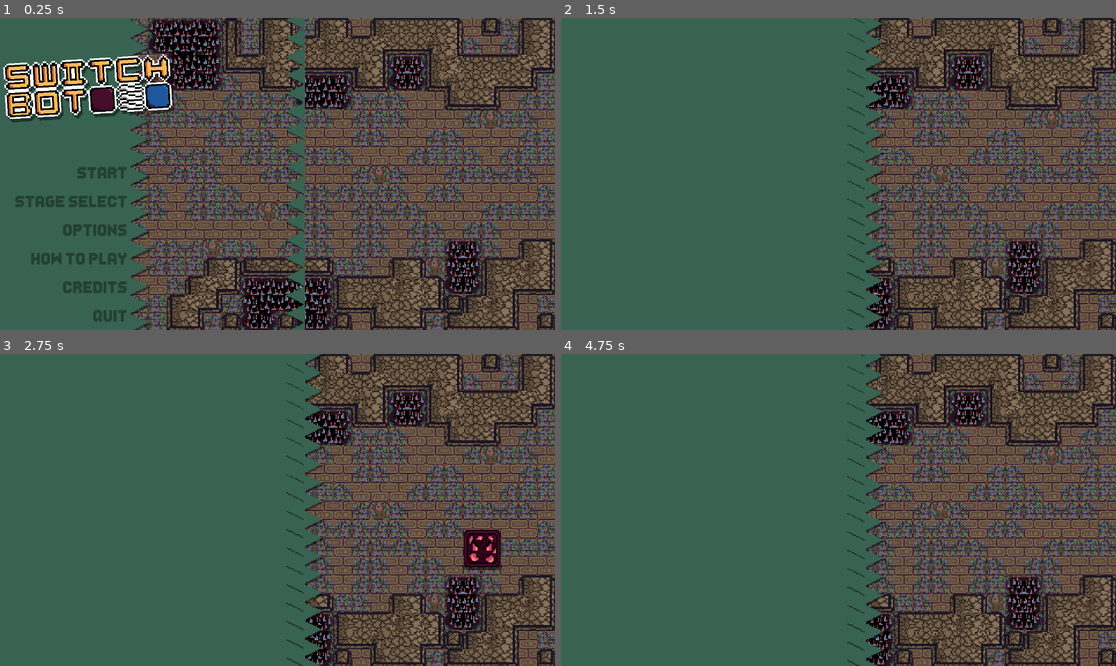
Above: before the commit, frames 1-4 (two rows, left to right).
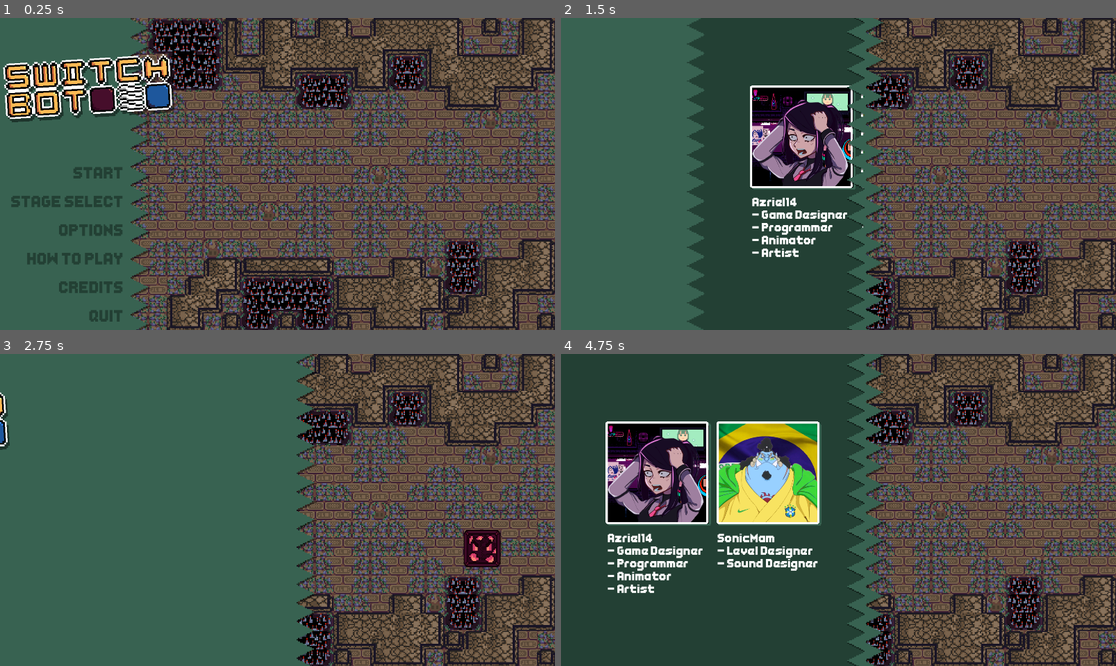
Above: after the commit, the same moments.

Repository: Azriel14/SwitchBot-2--The-Dangers-of-the-Tomb
Game: Godot game, scene res://Scenes/Main_Menu.tscn
Two runs of this game, one before a commit and one after it. Both use one fixed random seed, a clock stepped at 60 frames per second and the inputs below.
Inputs:
- Up to frame 1 (0.25 s): no input
- Up to frame 2 (1.5 s): click "STAGE SELECT" at 0.5 s; hold Right (Right) from 1.28 s (still down); hold I (Speedrun) from 1.28 s (still down)
- Up to frame 3 (2.75 s): release Right (Right) at 2.03 s; release I (Speedrun) at 2.03 s; hold Escape (Back) from 2.03 s (still down); tap I (Speedrun) at 2.1 s
- Up to frame 4 (4.75 s): release Escape (Back) at 2.78 s; hold Right (Right) 2.78-3.5 s; hold I (Speedrun) 2.78-3.5 s; click "OPTIONS" at 3.5 s; hold Up (Up) from 4.28 s (still down); tap I (Speedrun) at 4.35 s

The runs differ from the first frame. In frame 1, 3.3% of the frame differs, in the area x 2-55%, y 0-100%; in frame 2, 29%; in frame 3, 2.2%; in frame 4, 53%, in the area x 0-59%, y 0-100%.

Commit message:
spaghetti

Diff:
--- a/Scenes/Main_Menu.tscn
+++ b/Scenes/Main_Menu.tscn
@@ -533,13 +533,19 @@
 
 [node name="Menu" type="Control" parent="."]
 process_mode = 3
-z_index = 1
 layout_mode = 3
 anchors_preset = 0
-offset_right = 40.0
-offset_bottom = 40.0
+offset_right = 1124.0
+offset_bottom = 1123.0
 theme = ExtResource("1_i8gvx")
 script = ExtResource("1_rwml7")
+
+[node name="ColorRectShadow" type="ColorRect" parent="Menu"]
+layout_mode = 0
+offset_left = 8.0
+offset_right = 456.0
+offset_bottom = 1080.0
+color = Color(0, 0, 0, 0.627451)
 
 [node name="ColorRect" type="ColorRect" parent="Menu"]
 layout_mode = 0
@@ -547,135 +553,64 @@
 offset_bottom = 1080.0
 color = Color(0.219608, 0.384314, 0.317647, 1)
 
-[node name="ColorRectShadow" type="ColorRect" parent="Menu"]
-z_index = -1
-layout_mode = 0
-offset_left = 8.0
-offset_right = 456.0
+[node name="ContentArea" type="Control" parent="Menu"]
+clip_contents = true
+anchors_preset = 0
+offset_right = 1054.0
+offset_bottom = 1114.0
+
+[node name="Credits" type="MarginContainer" parent="Menu/ContentArea"]
+clip_children = 2
+offset_left = 1150.0
+offset_right = 2204.0
 offset_bottom = 1080.0
-color = Color(0, 0, 0, 0.627451)
-
-[node name="Triangles" type="Sprite2D" parent="Menu"]
-self_modulate = Color(0.219608, 0.384314, 0.317647, 1)
+theme = ExtResource("1_i8gvx")
+
+[node name="CreditsTriangles" type="Sprite2D" parent="Menu/ContentArea/Credits"]
+self_modulate = Color(0.137255, 0.25098, 0.203922, 1)
 texture_filter = 1
 texture_repeat = 2
-position = Vector2(480, 540)
-scale = Vector2(4, 3.97059)
-texture = ExtResource("1_yqs6j")
-region_enabled = true
-region_rect = Rect2(0, 0, 16, 272)
-
-[node name="TrianglesShadow" type="Sprite2D" parent="Menu"]
-self_modulate = Color(0, 0, 0, 0.470588)
-z_index = -1
-texture_filter = 1
-texture_repeat = 2
-position = Vector2(488, 544)
-scale = Vector2(4, 3.97794)
-texture = ExtResource("1_yqs6j")
-region_enabled = true
-region_rect = Rect2(0, 0, 16, 272)
-
-[node name="InTriangles" type="Sprite2D" parent="Menu"]
-self_modulate = Color(0.219608, 0.384314, 0.317647, 1)
-z_index = 2
-texture_filter = 1
-texture_repeat = 2
-position = Vector2(1022, 540)
-scale = Vector2(4, 3.97059)
+position = Vector2(-32, 540)
+scale = Vector2(4, 4)
 texture = ExtResource("1_yqs6j")
 flip_h = true
 region_enabled = true
 region_rect = Rect2(0, 0, 16, 272)
 
-[node name="InTrianglesShadow" type="Sprite2D" parent="Menu"]
-self_modulate = Color(0, 0, 0, 0.470588)
-z_index = 1
-texture_filter = 1
-texture_repeat = 2
-position = Vector2(1022, 544)
-scale = Vector2(4, 3.97794)
-texture = ExtResource("1_yqs6j")
-flip_h = true
-region_enabled = true
-region_rect = Rect2(0, 0, 16, 272)
-
-[node name="Buttons" type="MarginContainer" parent="Menu"]
-layout_mode = 0
-offset_left = 48.0
-offset_top = 496.0
-offset_right = 448.0
-offset_bottom = 1086.0
-
-[node name="VBoxContainer" type="VBoxContainer" parent="Menu/Buttons"]
-layout_mode = 2
-
-[node name="Start" type="Button" parent="Menu/Buttons/VBoxContainer"]
-layout_mode = 2
-focus_mode = 0
-theme_override_colors/font_color = Color(0.1375, 0.25, 0.203125, 1)
-theme_override_colors/font_pressed_color = Color(0.843184, 0.843184, 0.843184, 1)
-theme_override_colors/font_hover_color = Color(1, 1, 1, 1)
-text = "START"
-alignment = 2
-
-[node name="Stage Select" type="Button" parent="Menu/Buttons/VBoxContainer"]
-layout_mode = 2
-focus_mode = 0
-theme_override_colors/font_color = Color(0.1375, 0.25, 0.203125, 1)
-theme_override_colors/font_pressed_color = Color(0.843184, 0.843184, 0.843184, 1)
-theme_override_colors/font_hover_color = Color(1, 1, 1, 1)
-text = "STAGE SELECT"
-alignment = 2
-
-[node name="Options" type="Button" parent="Menu/Buttons/VBoxContainer"]
-layout_mode = 2
-focus_mode = 0
-theme_override_colors/font_color = Color(0.1375, 0.25, 0.203125, 1)
-theme_override_colors/font_pressed_color = Color(0.843184, 0.843184, 0.843184, 1)
-theme_override_colors/font_hover_color = Color(1, 1, 1, 1)
-text = "OPTIONS"
-alignment = 2
-
-[node name="How To Play" type="Button" parent="Menu/Buttons/VBoxContainer"]
-layout_mode = 2
-focus_mode = 0
-theme_override_colors/font_color = Color(0.1375, 0.25, 0.203125, 1)
-theme_override_colors/font_pressed_color = Color(0.843184, 0.843184, 0.843184, 1)
-theme_override_colors/font_hover_color = Color(1, 1, 1, 1)
-text = "HOW TO PLAY"
-alignment = 2
-
-[node name="Credits" type="Button" parent="Menu/Buttons/VBoxContainer"]
-layout_mode = 2
-focus_mode = 0
-theme_override_colors/font_color = Color(0.1375, 0.25, 0.203125, 1)
-theme_override_colors/font_pressed_color = Color(0.843184, 0.843184, 0.843184, 1)
-theme_override_colors/font_hover_color = Color(1, 1, 1, 1)
-text = "CREDITS"
-alignment = 2
-
-[node name="Quit" type="Button" parent="Menu/Buttons/VBoxContainer"]
-layout_mode = 2
-focus_mode = 0
-theme_override_colors/font_color = Color(0.1375, 0.25, 0.203125, 1)
-theme_override_colors/font_pressed_color = Color(0.843184, 0.843184, 0.843184, 1)
-theme_override_colors/font_hover_color = Color(1, 1, 1, 1)
-text = "QUIT"
-alignment = 2
-
-[node name="Credits" type="MarginContainer" parent="Menu"]
-visible = false
-layout_mode = 0
-offset_right = 1054.0
-offset_bottom = 1080.0
-theme = ExtResource("1_i8gvx")
-
-[node name="CreditsColorRect" type="ColorRect" parent="Menu/Credits"]
+[node name="CreditsColorRect" type="ColorRect" parent="Menu/ContentArea/Credits"]
 layout_mode = 2
 color = Color(0.137255, 0.25098, 0.203922, 1)
 
-[node name="GridContainer" type="GridContainer" parent="Menu/Credits"]
+[node name="Panel" type="Control" parent="Menu/ContentArea/Credits"]
+layout_mode = 2
+
+[node name="MeShadow" type="TextureRect" parent="Menu/ContentArea/Credits/Panel"]
+self_modulate = Color(0.219608, 0.384314, 0.317647, 1)
+material = SubResource("ShaderMaterial_x8du3")
+layout_mode = 2
+offset_left = 171.0
+offset_top = 247.0
+offset_right = 511.0
+offset_bottom = 587.0
+size_flags_horizontal = 4
+size_flags_vertical = 4
+texture = ExtResource("4_htv1g")
+stretch_mode = 2
+
+[node name="YouShadow" type="TextureRect" parent="Menu/ContentArea/Credits/Panel"]
+self_modulate = Color(0.219608, 0.384314, 0.317647, 1)
+material = SubResource("ShaderMaterial_x8du3")
+layout_mode = 2
+offset_left = 552.0
+offset_top = 247.0
+offset_right = 892.0
+offset_bottom = 587.0
+size_flags_horizontal = 4
+size_flags_vertical = 4
+texture = ExtResource("5_l8pob")
+stretch_mode = 2
+
+[node name="GridContainer" type="GridContainer" parent="Menu/ContentArea/Credits"]
 layout_mode = 2
 size_flags_horizontal = 4
 size_flags_vertical = 4
@@ -683,8 +618,7 @@
 theme_override_constants/v_separation = 40
 columns = 2
 
-[node name="Me" type="TextureRect" parent="Menu/Credits/GridContainer"]
-z_index = 2
+[node name="Me" type="TextureRect" parent="Menu/ContentArea/Credits/GridContainer"]
 material = SubResource("ShaderMaterial_x8du3")
 layout_mode = 2
 size_flags_horizontal = 4
@@ -692,29 +626,7 @@
 texture = ExtResource("4_htv1g")
 stretch_mode = 2
 
-[node name="MeShadow" type="TextureRect" parent="Menu/Credits/GridContainer/Me"]
-self_modulate = Color(0.219608, 0.384314, 0.317647, 1)
-z_index = -1
-material = SubResource("ShaderMaterial_x8du3")
-layout_mode = 1
-anchors_preset = 8
-anchor_left = 0.5
-anchor_top = 0.5
-anchor_right = 0.5
-anchor_bottom = 0.5
-offset_left = -164.0
-offset_top = -164.0
-offset_right = 176.0
-offset_bottom = 176.0
-grow_horizontal = 2
-grow_vertical = 2
-size_flags_horizontal = 4
-size_flags_vertical = 4
-texture = ExtResource("4_htv1g")
-stretch_mode = 2
-
-[node name="You" type="TextureRect" parent="Menu/Credits/GridContainer"]
-z_index = 2
+[node name="You" type="TextureRect" parent="Menu/ContentArea/Credits/GridContainer"]
 material = SubResource("ShaderMaterial_x8du3")
 layout_mode = 2
 size_flags_horizontal = 4
@@ -722,28 +634,7 @@
 texture = ExtResource("5_l8pob")
 stretch_mode = 2
 
-[node name="YouShadow" type="TextureRect" parent="Menu/Credits/GridContainer/You"]
-self_modulate = Color(0.219608, 0.384314, 0.317647, 1)
-z_index = -1
-material = SubResource("ShaderMaterial_x8du3")
-layout_mode = 1
-anchors_preset = 8
-anchor_left = 0.5
-anchor_top = 0.5
-anchor_right = 0.5
-anchor_bottom = 0.5
-offset_left = -164.0
-offset_top = -164.0
-offset_right = 176.0
-offset_bottom = 176.0
-grow_horizontal = 2
-grow_vertical = 2
-size_flags_horizontal = 4
-size_flags_vertical = 4
-texture = ExtResource("5_l8pob")
-stretch_mode = 2
-
-[node name="Me2" type="Label" parent="Menu/Credits/GridContainer"]
+[node name="Me2" type="Label" parent="Menu/ContentArea/Credits/GridContainer"]
 layout_mode = 2
 size_flags_vertical = 0
 theme_override_font_sizes/font_size = 40
@@ -754,7 +645,7 @@
 - Artist
 "
 
-[node name="You2" type="Label" parent="Menu/Credits/GridContainer"]
+[node name="You2" type="Label" parent="Menu/ContentArea/Credits/GridContainer"]
 layout_mode = 2
 size_flags_vertical = 0
 theme_override_font_sizes/font_size = 40
@@ -762,8 +653,124 @@
 - Level Designer
 - Sound Designer"
 
+[node name="TrianglesShadow" type="Sprite2D" parent="Menu"]
+self_modulate = Color(0, 0, 0, 0.470588)
+texture_filter = 1
+texture_repeat = 2
+position = Vector2(488, 544)
+scale = Vector2(4, 4)
+texture = ExtResource("1_yqs6j")
+region_enabled = true
+region_rect = Rect2(0, 0, 16, 272)
+
+[node name="Triangles" type="Sprite2D" parent="Menu"]
+self_modulate = Color(0.219608, 0.384314, 0.317647, 1)
+texture_filter = 1
+texture_repeat = 2
+position = Vector2(480, 540)
+scale = Vector2(4, 4)
+texture = ExtResource("1_yqs6j")
+region_enabled = true
+region_rect = Rect2(0, 0, 16, 272)
+
+[node name="InTrianglesShadow" type="Sprite2D" parent="Menu"]
+visible = false
+self_modulate = Color(0, 0, 0, 0.470588)
+texture_filter = 1
+texture_repeat = 2
+position = Vector2(1022, 544)
+scale = Vector2(4, 4)
+texture = ExtResource("1_yqs6j")
+flip_h = true
+region_enabled = true
+region_rect = Rect2(0, 0, 16, 272)
+
+[node name="InTriangles" type="Sprite2D" parent="Menu"]
+visible = false
+self_modulate = Color(0.219608, 0.384314, 0.317647, 1)
+texture_filter = 1
+texture_repeat = 2
+position = Vector2(1022, 544)
+scale = Vector2(4, 4)
+texture = ExtResource("1_yqs6j")
+flip_h = true
+region_enabled = true
+region_rect = Rect2(0, 0, 16, 272)
+
+[node name="Buttons" type="MarginContainer" parent="Menu"]
+layout_mode = 0
+offset_left = 34.0
+offset_top = 496.0
+offset_right = 434.0
+offset_bottom = 1086.0
+
+[node name="VBoxContainer" type="VBoxContainer" parent="Menu/Buttons"]
+layout_mode = 2
+
+[node name="Start" type="Button" parent="Menu/Buttons/VBoxContainer"]
+layout_mode = 2
+focus_mode = 0
+theme_override_colors/font_color = Color(0.1375, 0.25, 0.203125, 1)
+theme_override_colors/font_pressed_color = Color(0.843184, 0.843184, 0.843184, 1)
+theme_override_colors/font_hover_color = Color(1, 1, 1, 1)
+text = "START"
+alignment = 2
+
+[node name="Stage Select" type="Button" parent="Menu/Buttons/VBoxContainer"]
+layout_mode = 2
+focus_mode = 0
+theme_override_colors/font_color = Color(0.1375, 0.25, 0.203125, 1)
+theme_override_colors/font_pressed_color = Color(0.843184, 0.843184, 0.843184, 1)
+theme_override_colors/font_hover_color = Color(1, 1, 1, 1)
+text = "STAGE SELECT"
+alignment = 2
+
+[node name="Options" type="Button" parent="Menu/Buttons/VBoxContainer"]
+layout_mode = 2
+focus_mode = 0
+theme_override_colors/font_color = Color(0.1375, 0.25, 0.203125, 1)
+theme_override_colors/font_pressed_color = Color(0.843184, 0.843184, 0.843184, 1)
+theme_override_colors/font_hover_color = Color(1, 1, 1, 1)
+text = "OPTIONS"
+alignment = 2
+
+[node name="How To Play" type="Button" parent="Menu/Buttons/VBoxContainer"]
+layout_mode = 2
+focus_mode = 0
+theme_override_colors/font_color = Color(0.1375, 0.25, 0.203125, 1)
+theme_override_colors/font_pressed_color = Color(0.843184, 0.843184, 0.843184, 1)
+theme_override_colors/font_hover_color = Color(1, 1, 1, 1)
+text = "HOW TO PLAY"
+alignment = 2
+
+[node name="Credits" type="Button" parent="Menu/Buttons/VBoxContainer"]
+layout_mode = 2
+focus_mode = 0
+theme_override_colors/font_color = Color(0.1375, 0.25, 0.203125, 1)
+theme_override_colors/font_pressed_color = Color(0.843184, 0.843184, 0.843184, 1)
+theme_override_colors/font_hover_color = Color(1, 1, 1, 1)
+text = "CREDITS"
+alignment = 2
+
+[node name="Quit" type="Button" parent="Menu/Buttons/VBoxContainer"]
+layout_mode = 2
+focus_mode = 0
+theme_override_colors/font_color = Color(0.1375, 0.25, 0.203125, 1)
+theme_override_colors/font_pressed_color = Color(0.843184, 0.843184, 0.843184, 1)
+theme_override_colors/font_hover_color = Color(1, 1, 1, 1)
+text = "QUIT"
+alignment = 2
+
+[node name="LogoShadow" type="Sprite2D" parent="Menu"]
+self_modulate = Color(0, 0, 0, 0.470588)
+texture_filter = 1
+material = SubResource("ShaderMaterial_3b82u")
+position = Vector2(307, 246)
+rotation = -0.0610865
+scale = Vector2(6, 6)
+texture = ExtResource("3_ni76p")
+
 [node name="Logo" type="Sprite2D" parent="Menu"]
-z_index = 2
 texture_filter = 1
 material = SubResource("ShaderMaterial_3b82u")
 position = Vector2(300, 235)
@@ -771,17 +778,8 @@
 scale = Vector2(6, 6)
 texture = ExtResource("3_ni76p")
 
-[node name="LogoShadow" type="Sprite2D" parent="Menu"]
-self_modulate = Color(0, 0, 0, 0.470588)
-z_index = 1
-texture_filter = 1
-material = SubResource("ShaderMaterial_3b82u")
-position = Vector2(307, 246)
-rotation = -0.0610865
-scale = Vector2(6, 6)
-texture = ExtResource("3_ni76p")
-
 [node name="PlayerMenu" type="CharacterBody2D" parent="." groups=["Player"]]
+z_index = -1
 position = Vector2(-50, 0)
 collision_mask = 32
 script = ExtResource("3_q21je")
@@ -805,6 +803,7 @@
 shape = SubResource("RectangleShape2D_1dmmj")
 
 [node name="EnemyMenu" type="CharacterBody2D" parent="." groups=["Enemy"]]
+z_index = -1
 position = Vector2(-250, 0)
 collision_layer = 2
 collision_mask = 32
--- a/Scripts/Menu.gd
+++ b/Scripts/Menu.gd
@@ -1,5 +1,6 @@
 extends Control
 
+var stop
 var pullIn
 var pullOut
 var skibidi
@@ -34,7 +35,7 @@
 
 # Feckin' sick menu animation
 	if pullOut:
-		if $ColorRect.size.x <= 1015 && skibidi:
+		if $ColorRect.size.x < 1050 && skibidi:
 			$Logo.position.x -= gyat
 			$LogoShadow.position.x -= gyat
 			$Buttons.position.x -= gyat
@@ -52,8 +53,29 @@
 			if rizz == 8:
 				skibidi = true
 
-	if Input.get_action_strength("Back"):
-		_pull_in()
+	if stop && $ContentArea/Credits.position.x < 1150:
+		$ContentArea/Credits.position.x += 50
+		print($ContentArea/Credits.position.x)
+		print($InTriangles.position.y)
+		if $ContentArea/Credits.position.x == 1150 && $InTriangles.position.y < 545:
+			$InTriangles.position.y += 4
+			if $InTriangles.position.y == 544:
+				$InTriangles.visible = false
+				$InTrianglesShadow.visible = false
+		if $ContentArea/Credits.position.x == 1150 && $InTriangles.visible == false:
+			_pull_in()
+
+	if Input.get_action_strength("Back") && $ColorRect.size.x == 1050:
+		stop = true
+
+	if !stop:
+		if $ColorRect.size.x == 1050 && skibidi:
+			$InTriangles.visible = true
+			$InTrianglesShadow.visible = true
+			if $InTriangles.position.y > 540:
+				$InTriangles.position.y -= 1
+			if $ContentArea/Credits.position.x > 0:
+				$ContentArea/Credits.position.x -= 50
 
 	if pullIn:
 		if $ColorRect.size.x > 448 && !skibidi:
@@ -99,6 +121,7 @@
 func _pull_out():
 	pullOut = true
 	pullIn = false
+	stop = false
 	gyat = 0
 	rizz = 0
 
Not shown: 3 places in SavedThings/Theme.tres that only renumber resources
